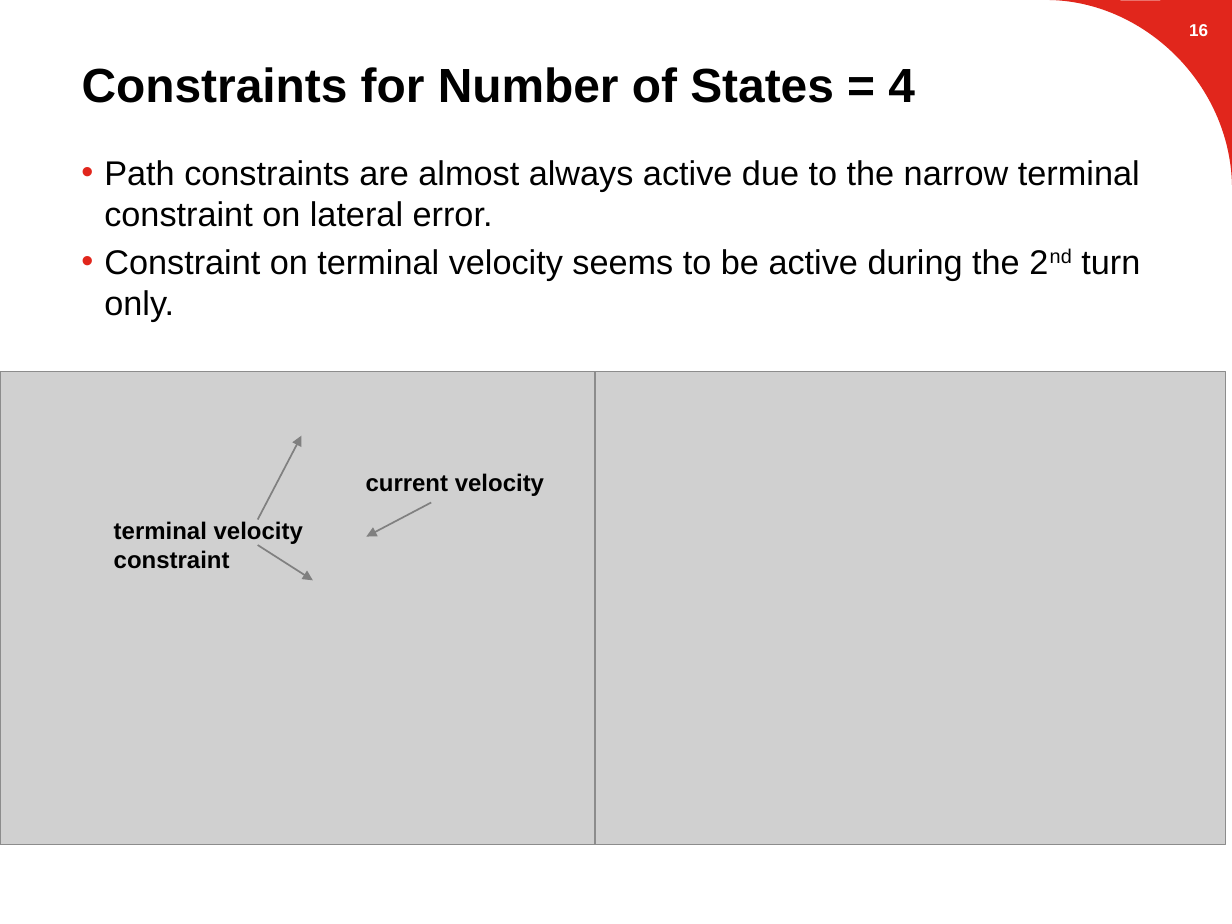
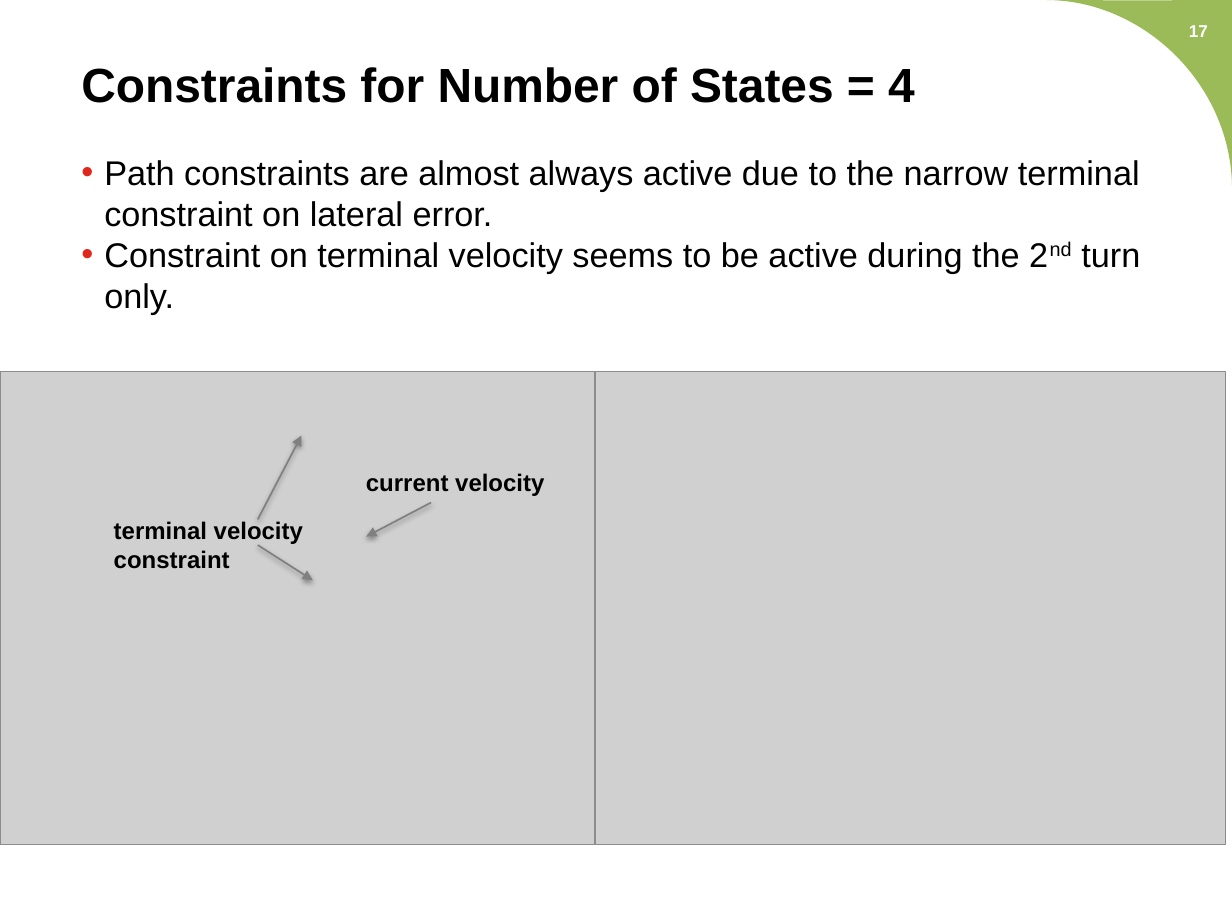
Before and after one commit to suvoganguli/GIG-MPC-Laplacian, a slide deck: slide 17 of 2D Results.pptx. Drawn at 1232x924 pixels with LibreOffice and Linux fonts; fonts in the diff are those of the drawing; grey boxes stand for pictures; background and template pictures are left out. Boxes give left, top, right and bottom in pixels: in the first picture for what was removed or moved away, otherwise in the second. Text is boxed around its words. In the diff, an @@ line names an element or a change of style, - is before the commit and + after.

```diff
--- a/2D Results.pptx
+++ b/2D Results.pptx
@@ freeform shape at <box>1047,0,1232,185</box>: fill #E1261C to #9BBB59 @@
@@ page number at <box>1189,25,1208,37</box>: text changed @@
-16
+17
@@ text "Path constraints are almost always ..." at <box>104,160,1140,314</box>: less space between paragraphs @@
@@ arrow removed from (257, 520) to (302, 436) @@
@@ freeform shape added at <box>257,436,301,520</box>, outline #808080 0.99 pt @@
@@ arrow removed from (431, 503) to (366, 537) @@
@@ freeform shape added at <box>366,503,431,537</box>, outline #808080 0.99 pt @@
@@ arrow removed from (257, 545) to (313, 580) @@
@@ freeform shape added at <box>257,545,313,580</box>, outline #808080 0.99 pt @@
```
Also in this commit, not shown: 20 other slides changed, 25 other files.
